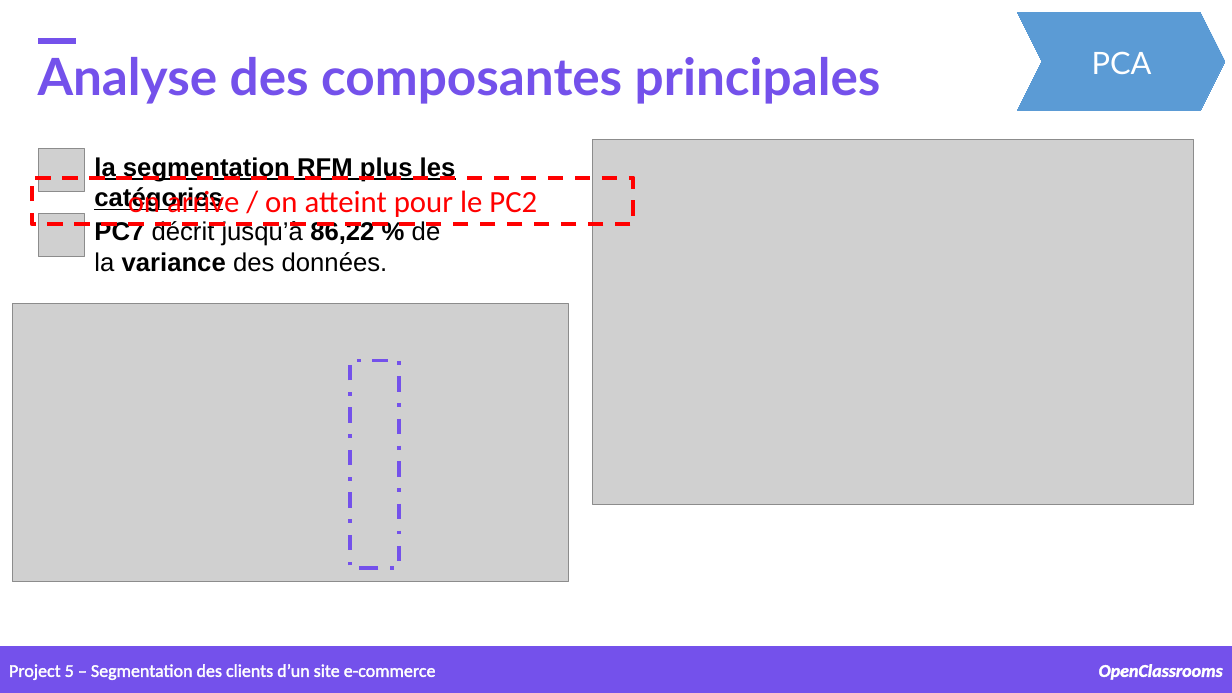
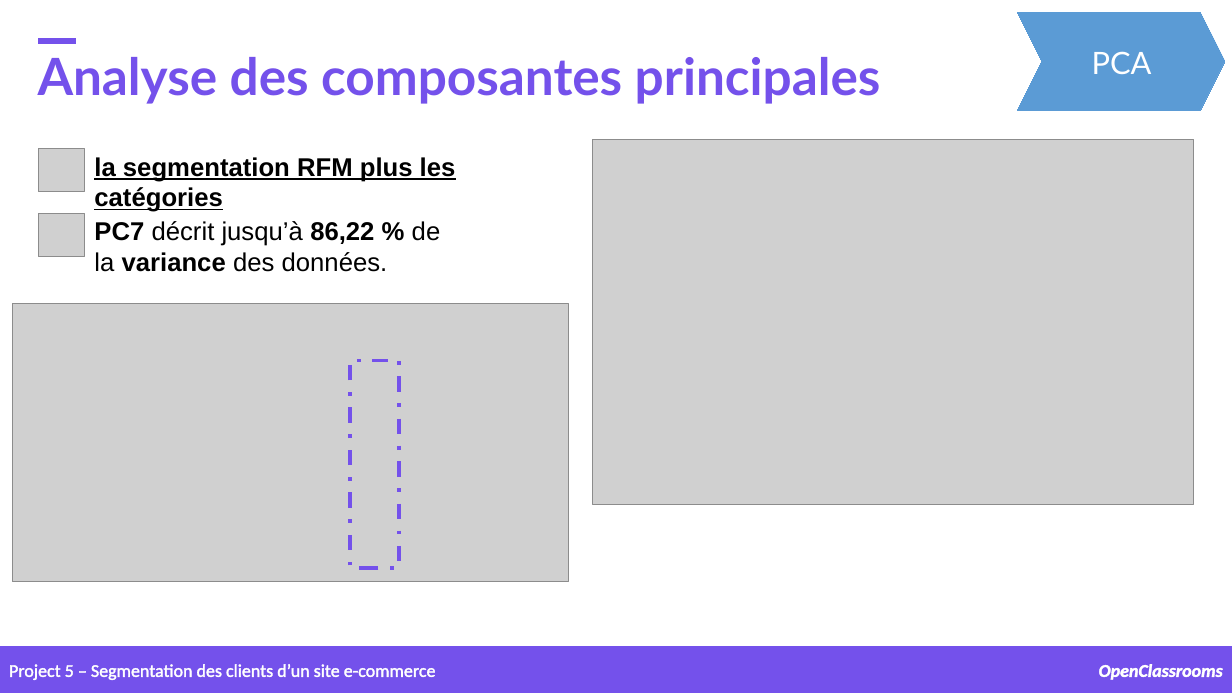
Before and after one commit to samirhinojosa/OC-P5-segment-customers-of-website, a slide deck: slide 27 of supports/P5_presentation v2.pptx. Drawn at 1232x693 pixels with LibreOffice and Linux fonts; fonts in the diff are those of the drawing; grey boxes stand for pictures; background and template pictures are left out. Boxes give left, top, right and bottom in pixels: in the first picture for what was removed or moved away, otherwise in the second. Text is boxed around its words. In the diff, an @@ line names an element or a change of style, - is before the commit and + after.

```diff
--- a/supports/P5_presentation v2.pptx
+++ b/supports/P5_presentation v2.pptx
@@ rectangle removed at [31,177,633,224] @@
-on arrive / on atteint pour le PC2
```
Also in this commit, not shown: 9 other slides changed, 1 slide added, 2 slides removed.
